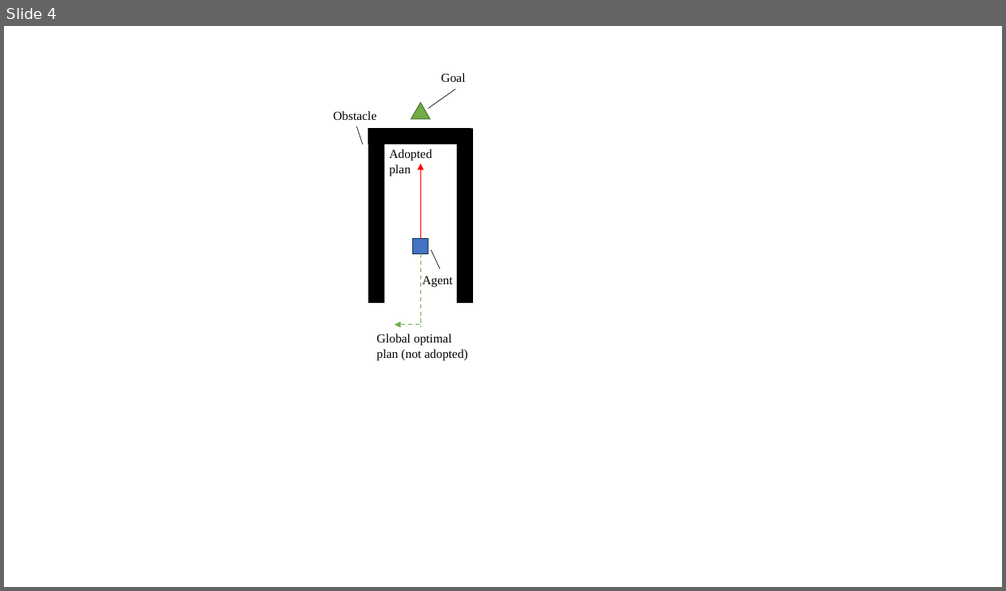
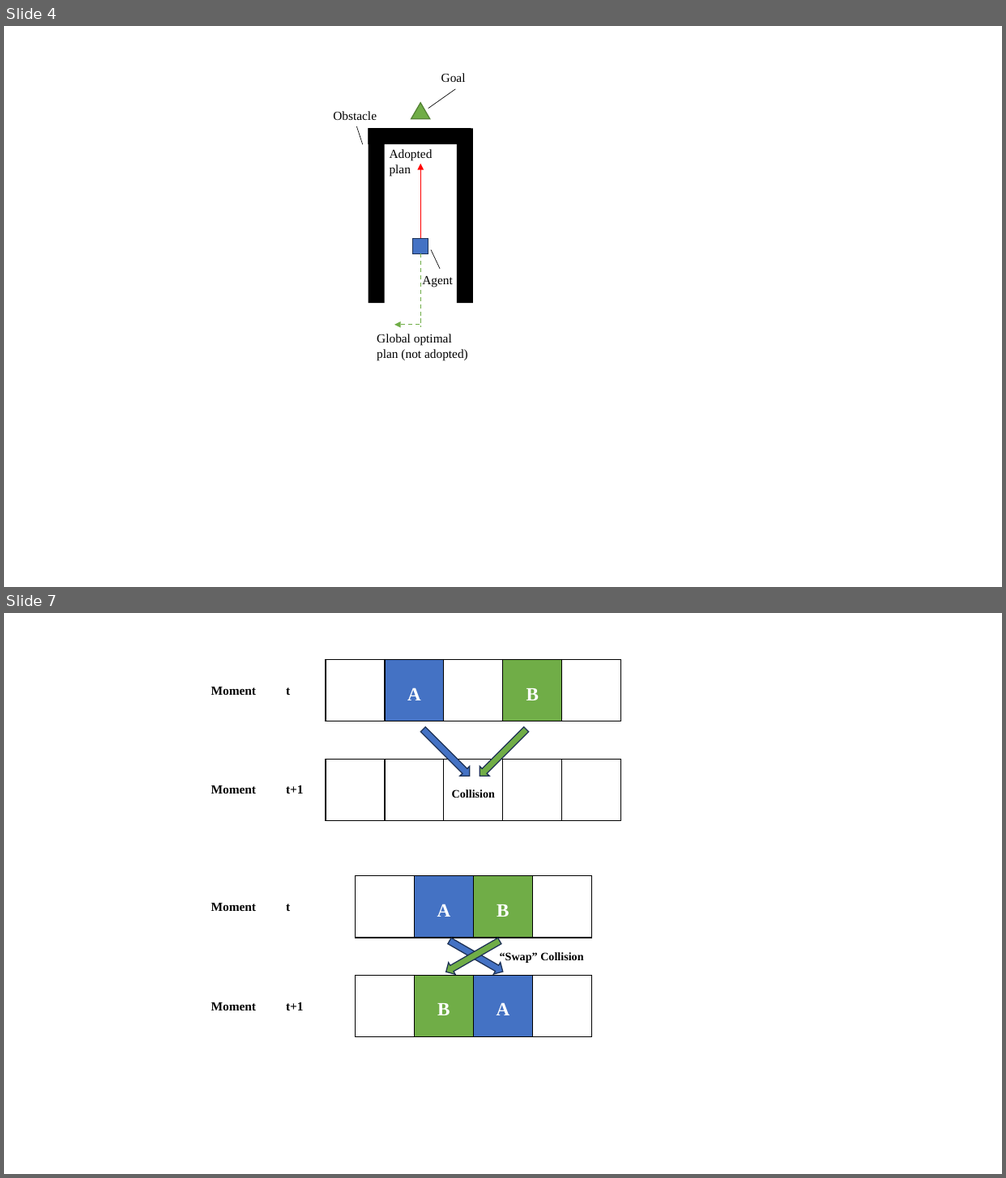
Before and after one commit to Vehshanaan/Dissertation2022, a slide deck: thesis/v0.3/figures/drawings.pptx. Shown one above the other, each under a label of ours: slide 4 before the commit, slides 4 and 7 after it; the slides between them are not shown. The pictures are 1006x591 and 1006x1178 pixels, drawn with LibreOffice and Linux fonts; fonts in the diff are those of the drawing. Boxes give left, top, right and bottom in pixels: in the first picture for what was removed or moved away, otherwise in the second. Text is boxed around its words. In the diff, an @@ line names an element or a change of style, - is before the commit and + after.

```diff
--- a/thesis/v0.3/figures/drawings.pptx
+++ b/thesis/v0.3/figures/drawings.pptx
@@ slide 7 added at (4,613,1002,1174), background #FFFFFF @@
@@ table added at (326,659,621,721), 1 rows, 5 columns @@
+ | A |  | B | 
@@ text added at (211,687,290,695), 12 pt, text #000000, bold @@
+Moment t
@@ right arrow added at (419,725,475,781), fill #4472C4, outline #1E3256 1 pt @@
@@ right arrow added at (475,725,531,781), fill #70AD47, outline #1E3256 1 pt @@
@@ table added at (326,759,621,820), 1 rows, 5 columns @@
+ |  | Collision |  | 
@@ text added at (211,786,304,794), 12 pt, text #000000, bold @@
+Moment t+1
@@ table added at (355,875,592,937), 1 rows, 4 columns @@
+ | A | B | 
@@ text added at (211,903,290,911), 12 pt, text #000000, bold @@
+Moment t
@@ right arrow added at (443,935,503,978), fill #70AD47, outline #1E3256 1 pt @@
@@ right arrow added at (446,935,506,977), fill #4472C4, outline #1E3256 1 pt @@
@@ text added at (500,952,583,964), 11 pt, text #000000, bold @@
+“Swap” Collision
@@ table added at (355,975,592,1037), 1 rows, 4 columns @@
+ | B | A | 
@@ text added at (211,1003,304,1011), 12 pt, text #000000, bold @@
+Moment t+1
```
Also in this commit, not shown: 4 other slides added, 18 other files.
